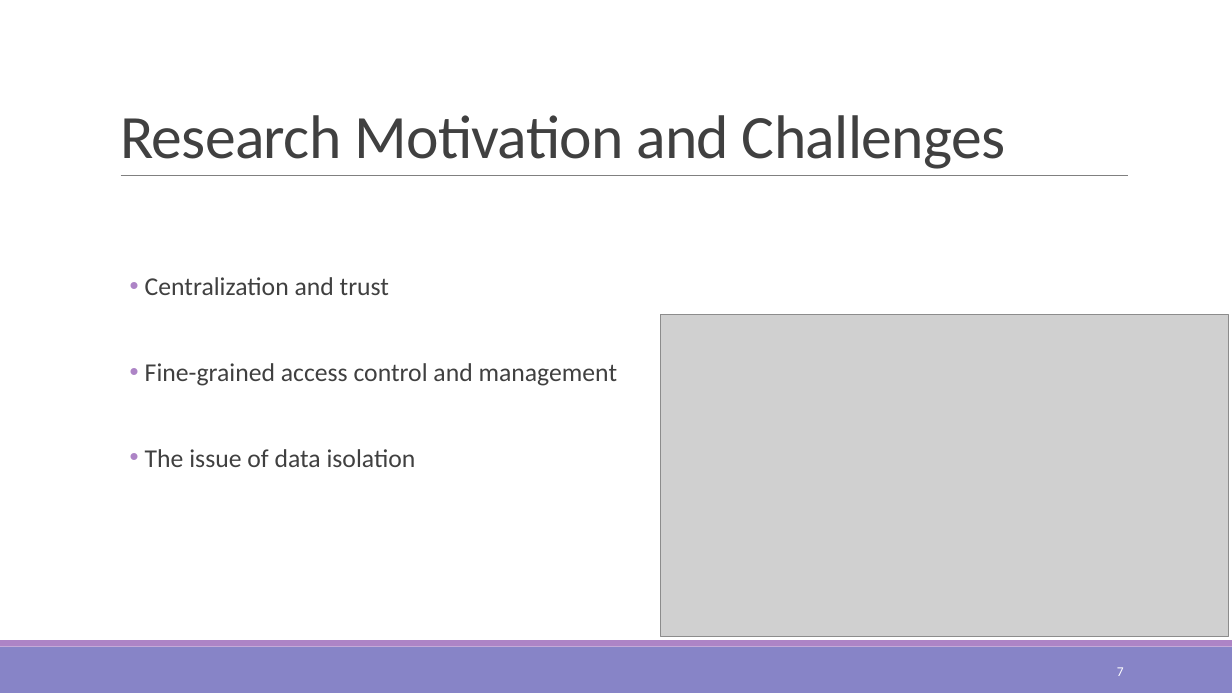
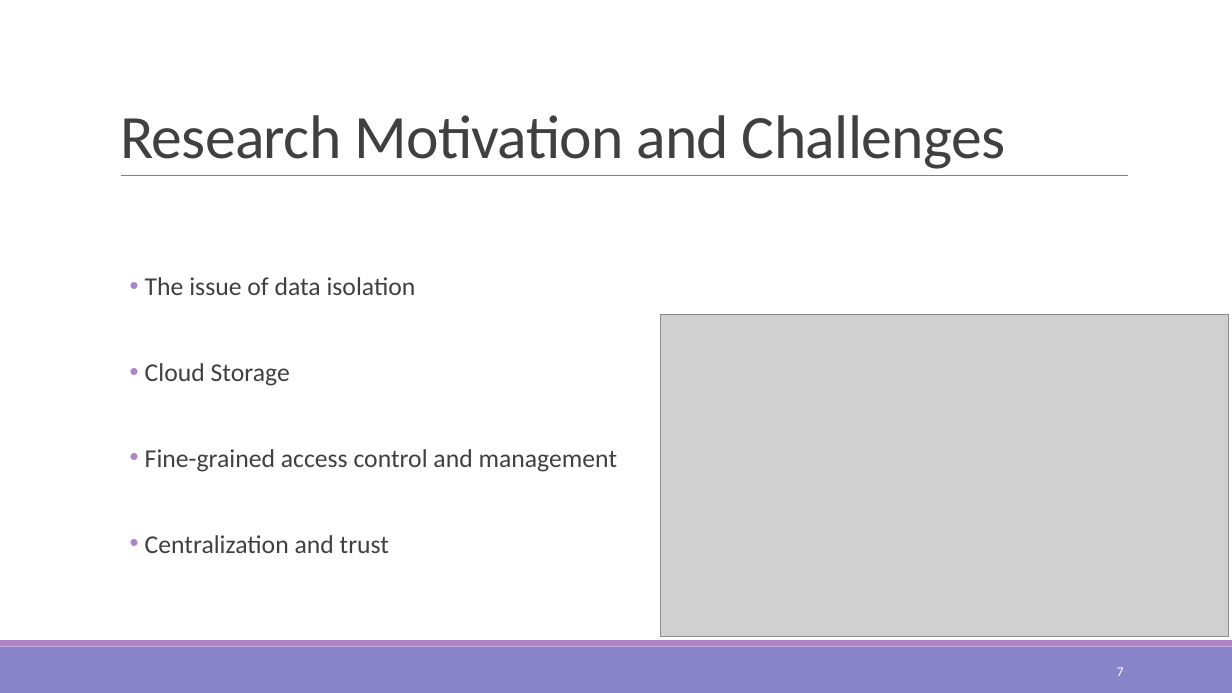
Before and after one commit to kuromasama/Paper, a slide deck: slide 7 of 澤洋 口試.pptx. Drawn at 1232x693 pixels with LibreOffice and Linux fonts; fonts in the diff are those of the drawing; grey boxes stand for pictures. Boxes give left, top, right and bottom in pixels: in the first picture for what was removed or moved away, otherwise in the second. Text is boxed around its words. In the diff, an @@ line names an element or a change of style, - is before the commit and + after.

```diff
--- a/澤洋 口試.pptx
+++ b/澤洋 口試.pptx
@@ text at box(145, 277, 618, 472): paragraphs added @@
+• The issue of data isolation
+• Cloud Storage
+• Fine-grained access control and management
@@ text at box(145, 363, 618, 467): paragraphs removed @@
-• Fine-grained access control and management
-• The issue of data isolation
```
Also in this commit, not shown: 6 other slides changed, 1 slide removed.
